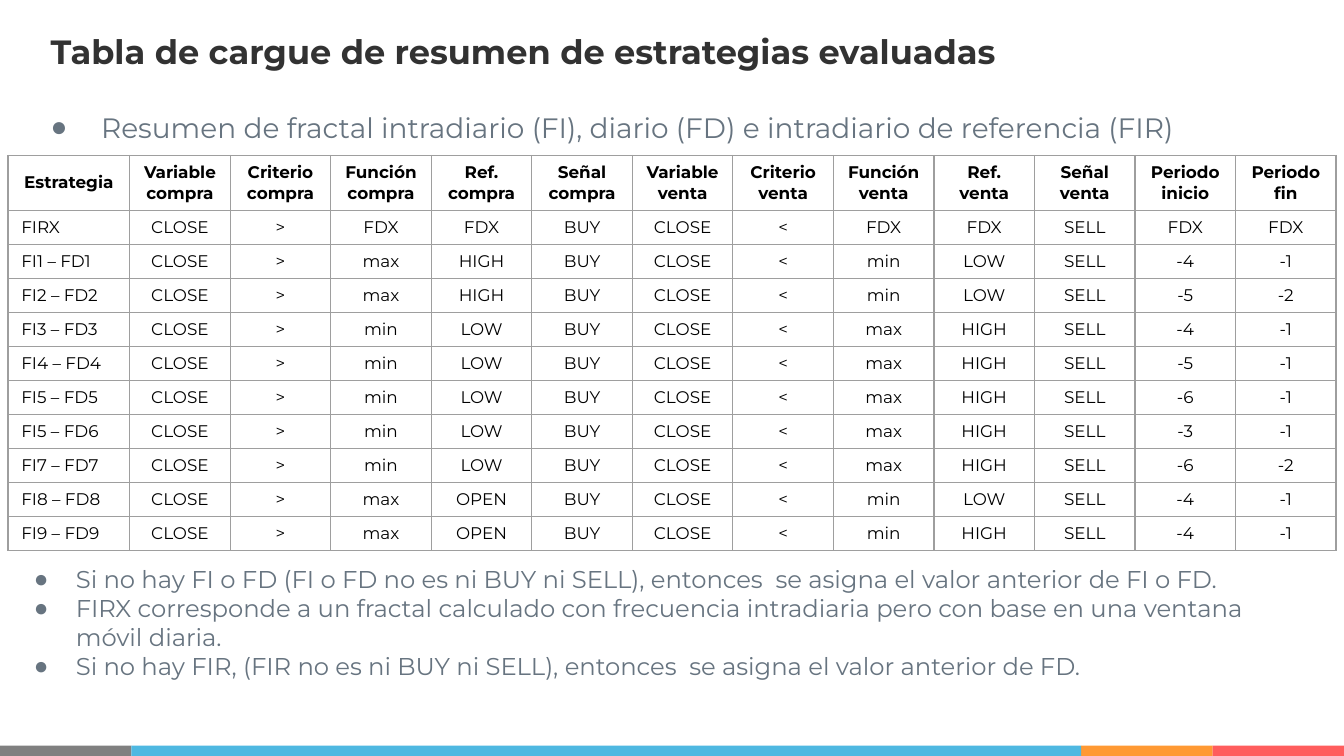
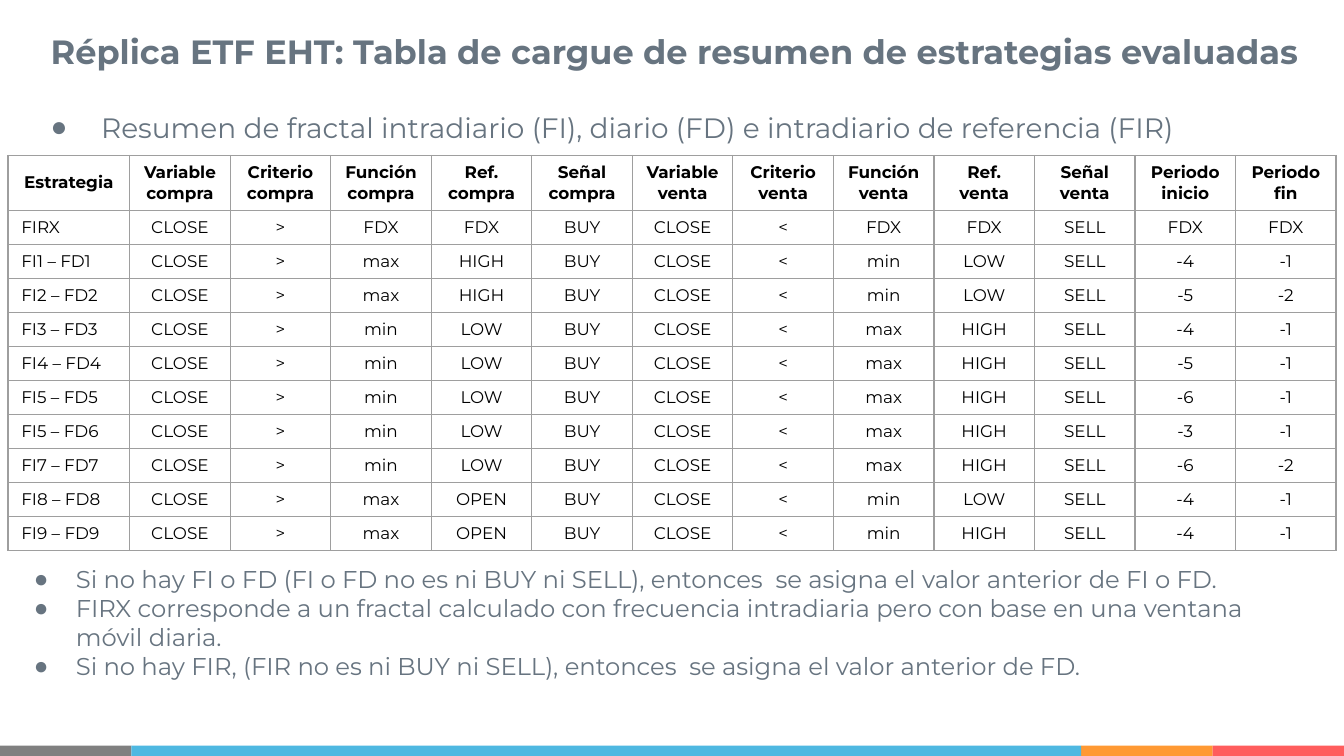
Before and after one commit to IISOS/Swell_2_Optimizacion_estrategias, a slide deck: slide 8 of Presentaciones/Swell - Optimización de estrategias - R5 (19-03-2021).pptx. Drawn at 1344x756 pixels with LibreOffice and Linux fonts; fonts in the diff are those of the drawing. Boxes give left, top, right and bottom in pixels: in the first picture for what was removed or moved away, otherwise in the second. Text is boxed around its words. In the diff, an @@ line names an element or a change of style, - is before the commit and + after.

```diff
--- a/Presentaciones/Swell - Optimización de estrategias - R5 (19-03-2021).pptx
+++ b/Presentaciones/Swell - Optimización de estrategias - R5 (19-03-2021).pptx
@@ text at <box>51,37,1298,71</box>: text changed; text colour #323232 to #677480 @@
-Tabla de cargue de resumen de estrategias evaluadas
+Réplica ETF EHT: Tabla de cargue de resumen de estrategias evaluadas
```
Also in this commit, not shown: 6 other slides changed, 16 slides added, 2 slides removed, 30 other files.
